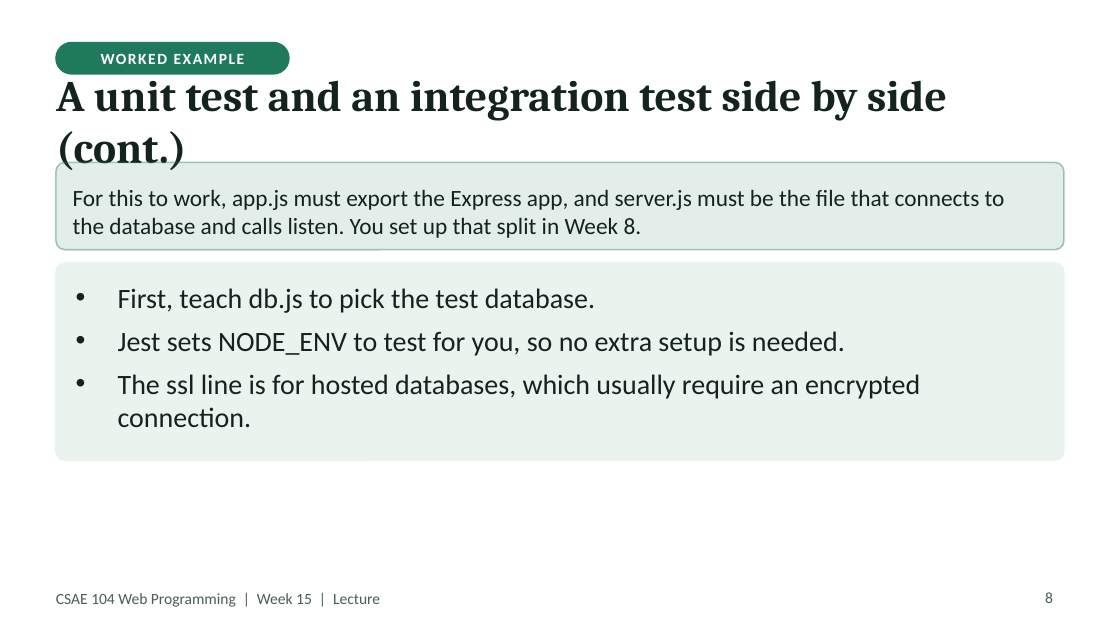
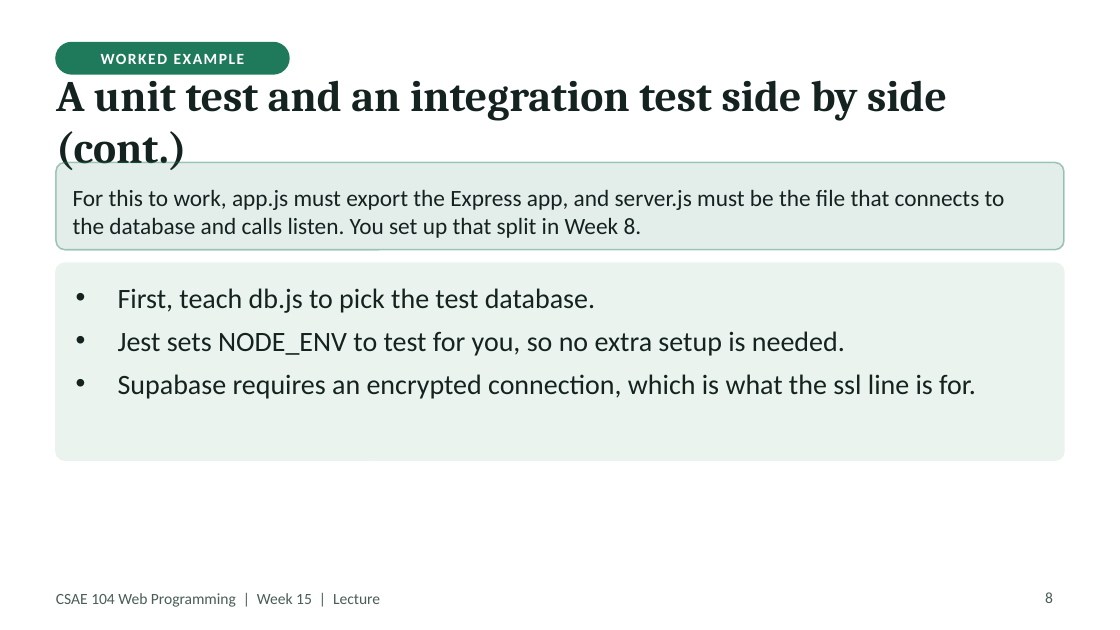
Before and after one commit to Haydzz9/sae104-site, a slide deck: slide 8 of downloads/lecture/Week_17_Lecture_Testing_environment_variables_and_deploy.pptx. Drawn at 1120x630 pixels with LibreOffice and Linux fonts; fonts in the diff are those of the drawing. Boxes give left, top, right and bottom in pixels: in the first picture for what was removed or moved away, otherwise in the second. Text is boxed around its words. In the diff, an @@ line names an element or a change of style, - is before the commit and + after.

```diff
--- a/downloads/lecture/Week_17_Lecture_Testing_environment_variables_and_deploy.pptx
+++ b/downloads/lecture/Week_17_Lecture_Testing_environment_variables_and_deploy.pptx
@@ text at bbox=[118, 374, 976, 399]: text changed @@
-• The ssl line is for hosted databases, which usually require an encrypted connection.
+• Supabase requires an encrypted connection, which is what the ssl line is for.
```
Also in this commit, not shown: 7 other slides changed, 21 other files.
